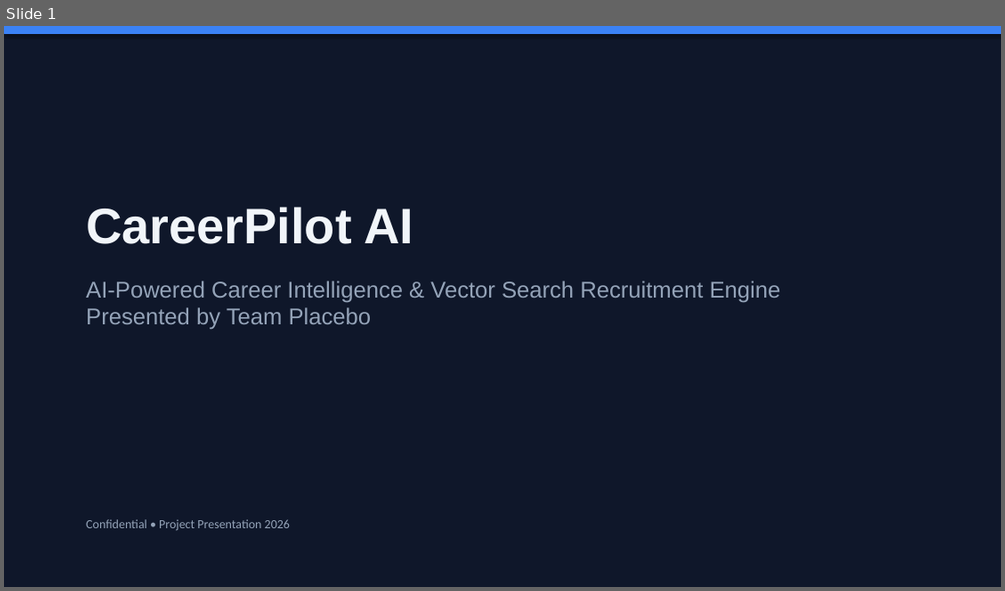
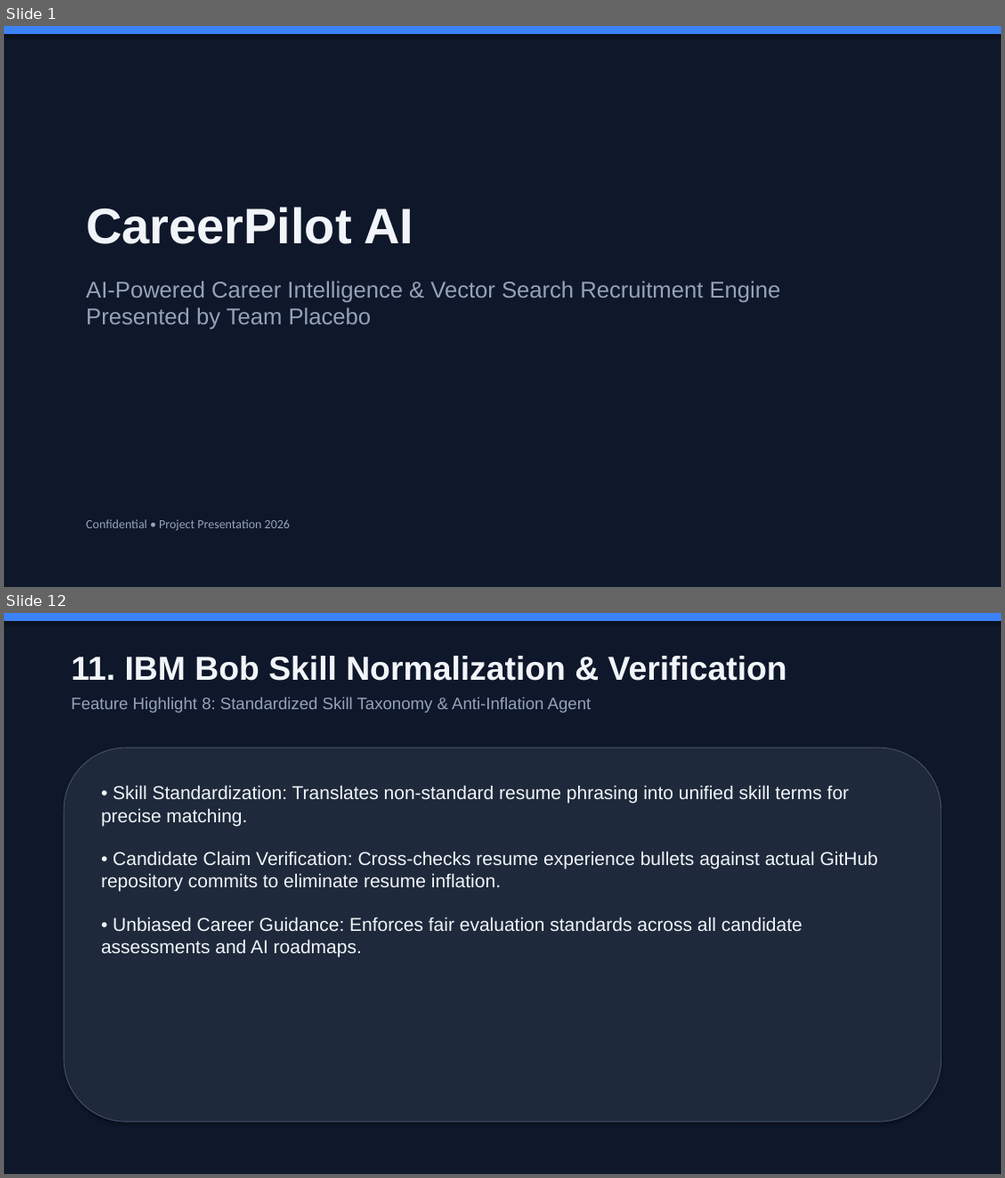
Before and after one commit to RudranshKadiveti/Team-Placebo, a slide deck: CareerPilot_AI_Presentation.pptx. Shown one above the other, each under a label of ours: slide 1 before the commit, slides 1 and 12 after it; the slides between them are not shown. The pictures are 1005x591 and 1005x1178 pixels, drawn with LibreOffice and Linux fonts; fonts in the diff are those of the drawing. Boxes give left, top, right and bottom in pixels: in the first picture for what was removed or moved away, otherwise in the second. Text is boxed around its words. In the diff, an @@ line names an element or a change of style, - is before the commit and + after.

```diff
--- a/CareerPilot_AI_Presentation.pptx
+++ b/CareerPilot_AI_Presentation.pptx
@@ slide 12 added at <box>4,613,1001,1174</box>, background #FFFFFF @@
@@ rectangle added at <box>4,613,1001,1174</box>, fill #0F172A, outline #0F172A 0.75 pt @@
@@ rectangle added at <box>4,613,1001,620</box>, fill #3B82F6, outline #3B82F6 0.75 pt @@
@@ text added at <box>71,656,787,713</box>, 16 pt, text #94A3B8 @@
+11. IBM Bob Skill Normalization & Verification
+Feature Highlight 8: Standardized Skill Taxonomy & Anti-Inflation Agent
@@ rounded rectangle added at <box>64,747,941,1121</box>, fill #1E293B, outline #475569 0.75 pt @@
@@ text added at <box>101,785,878,957</box>, 18 pt, text #F1F5F9 @@
+• Skill Standardization: Translates non-standard resume phrasing into unified skill terms for precise matching.
+• Candidate Claim Verification: Cross-checks resume experience bullets against actual GitHub repository commits to eliminate resume inflation.
+• Unbiased Career Guidance: Enforces fair evaluation standards across all candidate assessments and AI roadmaps.
```
Also in this commit, not shown: 8 slides changed, 5 other slides added, 7 slides removed, 1 other file.
